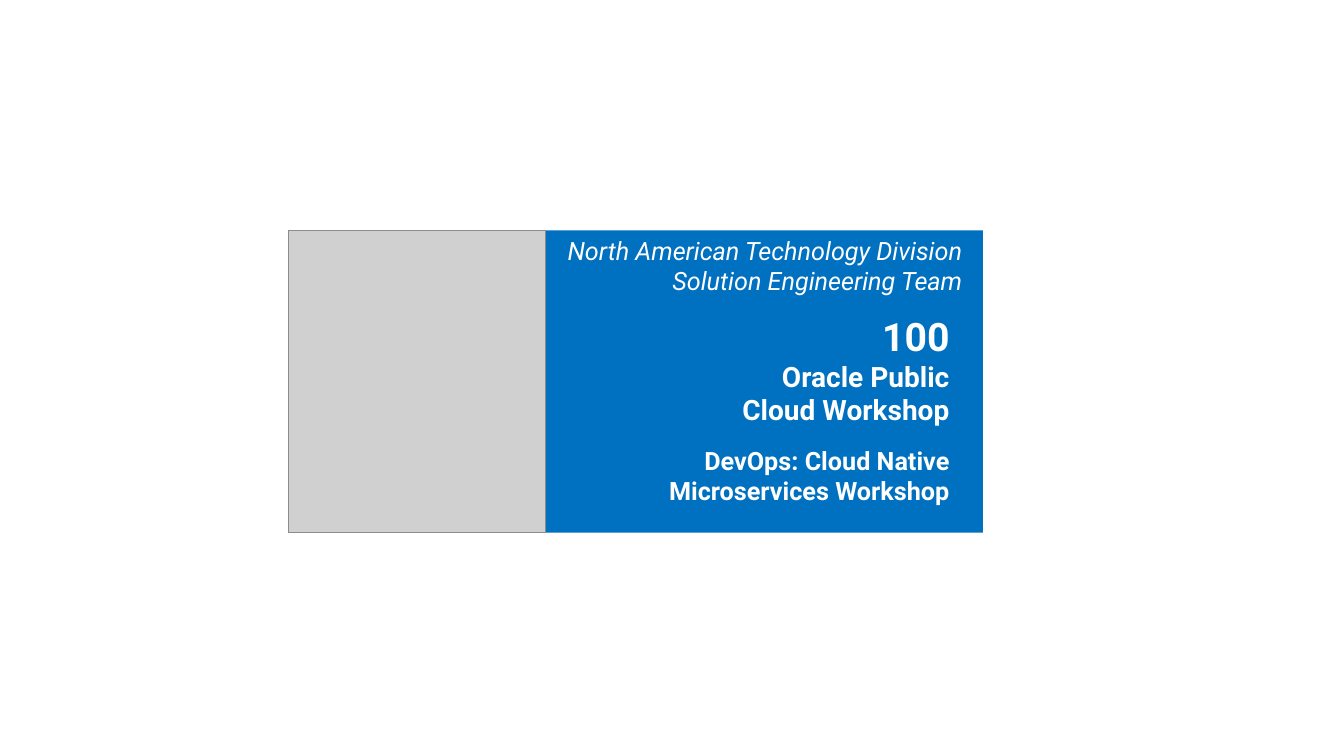
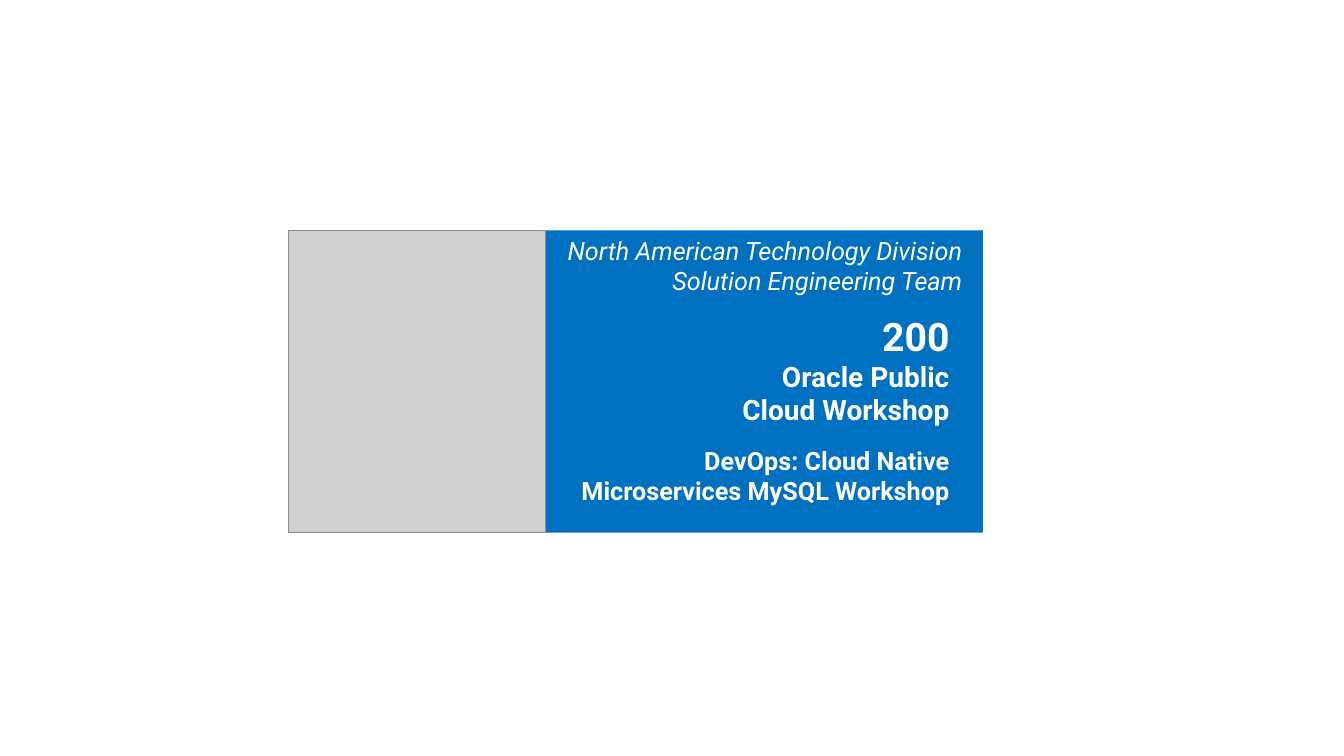
Before and after one commit to zzhangjii/learning-library, a slide deck: slide 1 of workshops/microservices-MySQL/WorkshopHeader.pptx. Drawn at 1344x756 pixels with LibreOffice and Linux fonts; fonts in the diff are those of the drawing; grey boxes stand for pictures. Boxes give left, top, right and bottom in pixels: in the first picture for what was removed or moved away, otherwise in the second. Text is boxed around its words. In the diff, an @@ line names an element or a change of style, - is before the commit and + after.

```diff
--- a/workshops/microservices-MySQL/WorkshopHeader.pptx
+++ b/workshops/microservices-MySQL/WorkshopHeader.pptx
@@ text at [882,322,949,352]: text changed @@
-100
+200
@@ text "DevOps: Cloud Native": place and size @@
-text "DevOps: Cloud Native" at [669,451,950,505]
+text "DevOps: Cloud Native" at [581,451,950,506]
@@ text at [581,481,949,506]: text changed @@
-Microservices Workshop
+Microservices MySQL Workshop
```
Also in this commit, not shown: 14 other files.
